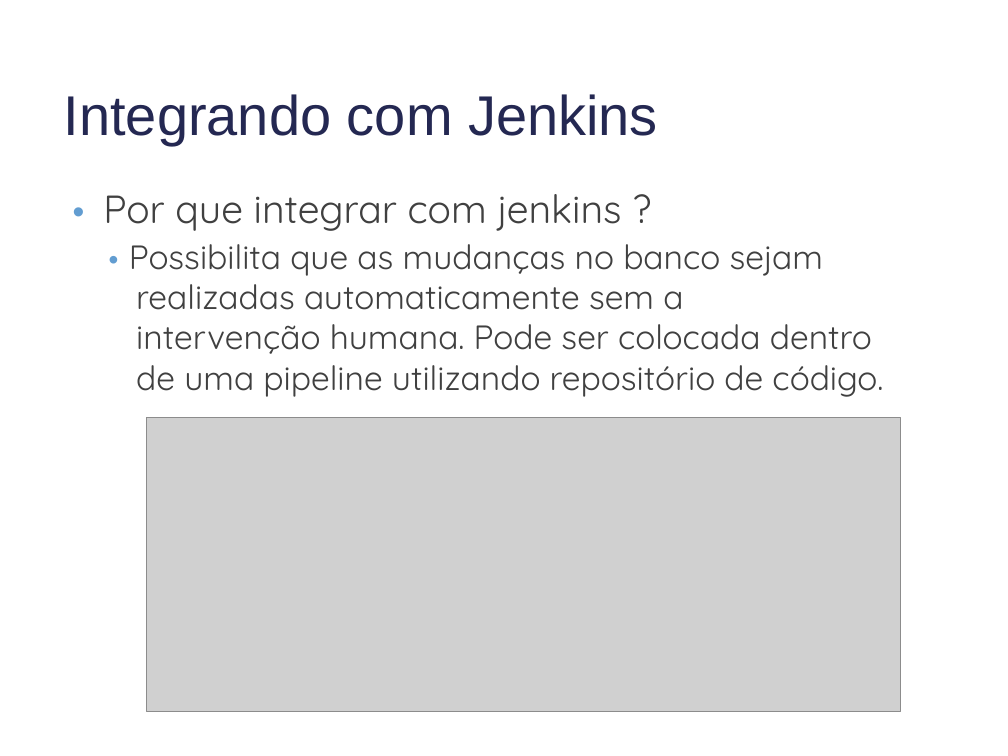
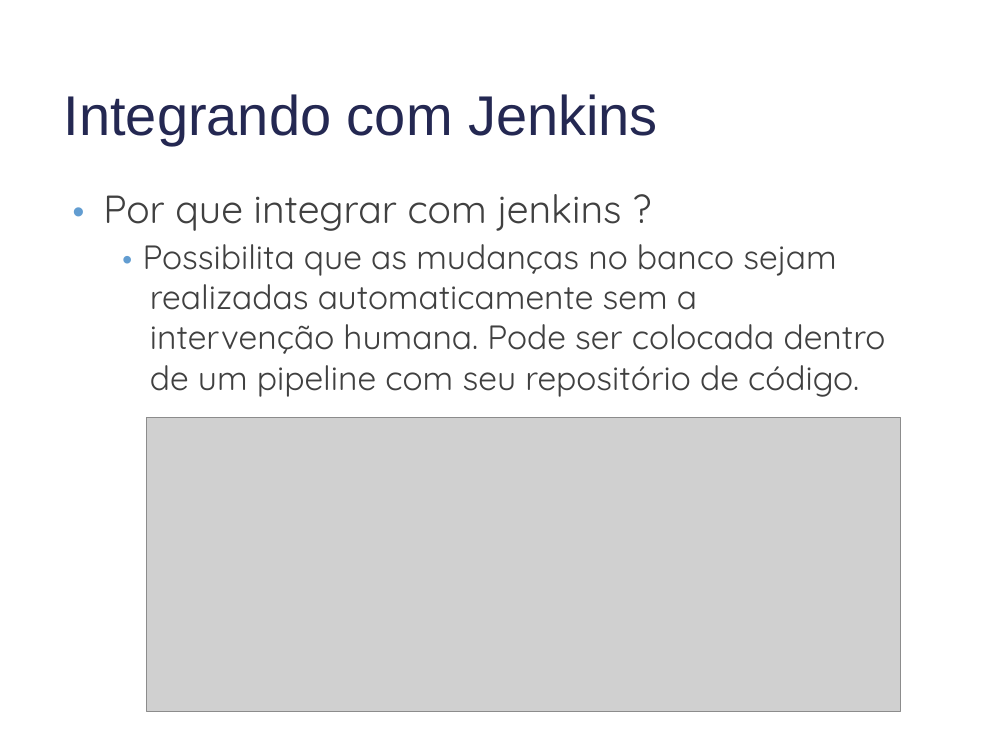
Before and after one commit to eversongouvea/flyway-embedded, a slide deck: slide 14 of ajuda.ppt. Drawn at 1008x756 pixels with LibreOffice and Linux fonts; fonts in the diff are those of the drawing; grey boxes stand for pictures; background and template pictures are left out. Boxes give left, top, right and bottom in pixels: in the first picture for what was removed or moved away, otherwise in the second. Text is boxed around its words. In the diff, an @@ line names an element or a change of style, - is before the commit and + after.

```diff
--- a/ajuda.ppt
+++ b/ajuda.ppt
@@ text "• Possibilita que as mudanças ..." moved from (x1=129, y1=244, x2=883, y2=397) to (x1=143, y1=244, x2=886, y2=397) @@
@@ text at (x1=150, y1=365, x2=859, y2=397): text changed @@
-de uma pipeline utilizando repositório de código.
+de um pipeline com seu repositório de código.
```
Also in this commit, not shown: 14 other slides changed, 6 slides added.
